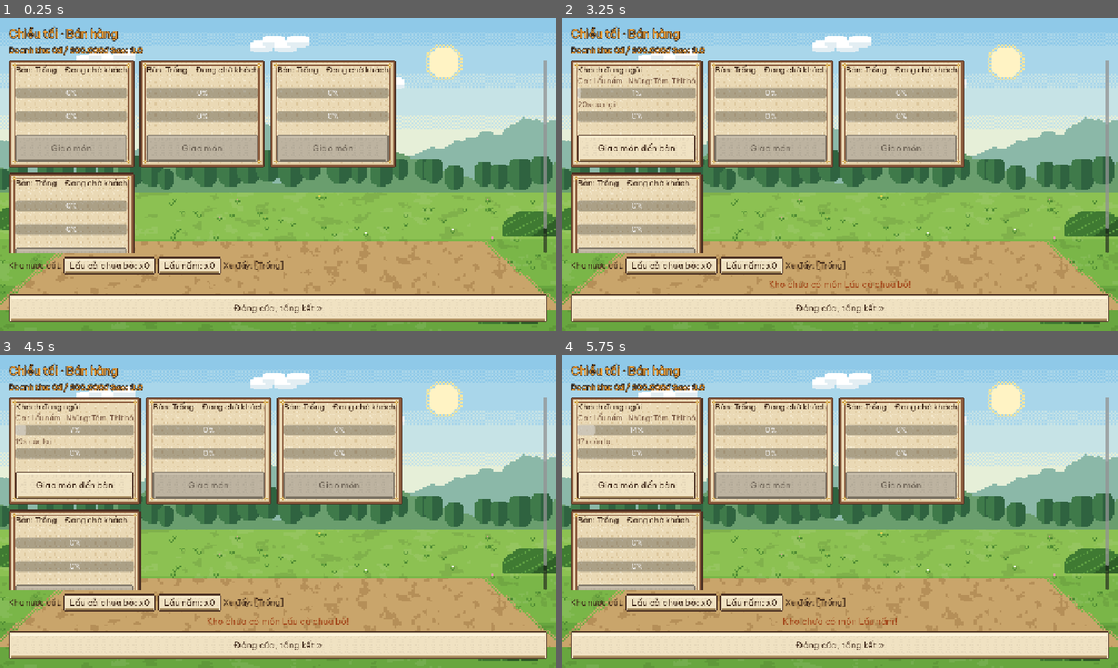
Above: before the commit, frames 1-4 (two rows, left to right).
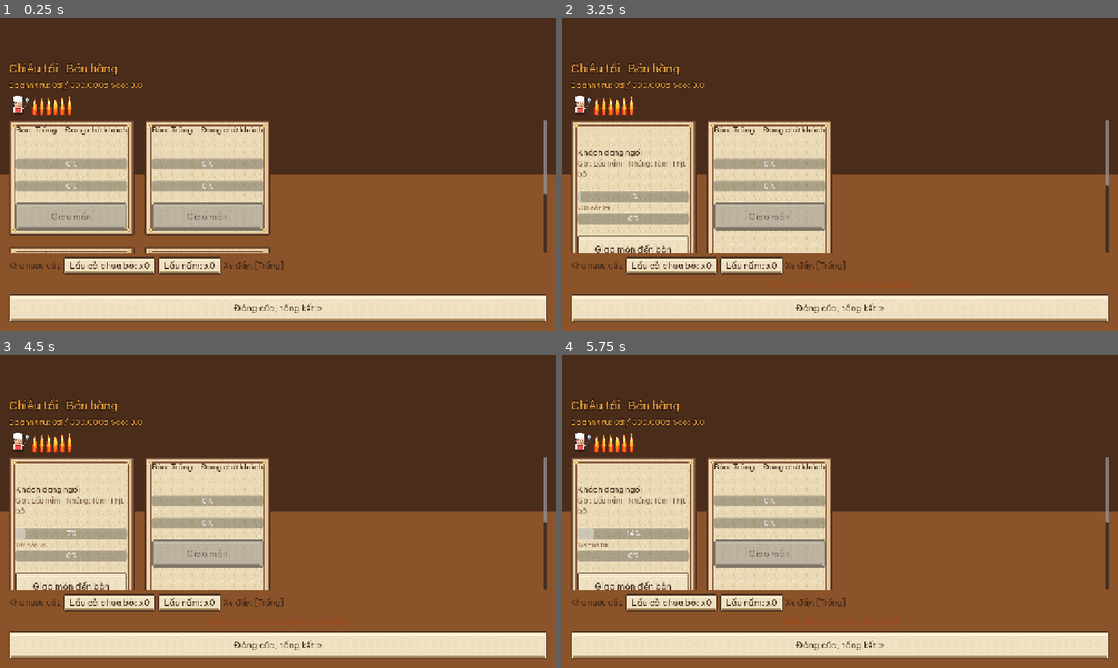
Above: after the commit, the same moments.

Repository: Znoywho/HotPot_SUNSUT
Game: Godot game, scene res://scenes/sell/sell_phase.tscn
Two runs of this game, one before a commit and one after it. Both use one fixed random seed, a clock stepped at 60 frames per second and the inputs below. This scene is started directly instead of the project's main scene.
Inputs:
- Up to frame 1 (0.25 s): no input
- Up to frame 2 (3.25 s): click "Lẩu cà chua bò: x0" at 0.5 s; click "Lẩu nấm: x0" at 1.25 s; click "Đóng cửa, tổng kết »" at 2 s; click "Lẩu cà chua bò: x0" at 2.75 s
- Up to frame 3 (4.5 s): click "Giao món đến bàn" at 3.5 s; click "Giao món đến bàn" at 4.25 s
- Up to frame 4 (5.75 s): click "Lẩu nấm: x0" at 5 s

The runs differ from the first frame. In frame 1, 86% of the frame differs, in the area x 0-100%, y 0-100%; in frame 2, 84%; in frame 3, 84%; in frame 4, 84%.

Commit message:
feat(sell): nang cap giao dien nha hang theo concept va dong bo logic main

Diff:
--- a/scenes/sell/sell_events.gd
+++ b/scenes/sell/sell_events.gd
@@ -33,6 +33,10 @@
 	for kind in ["inspector", "critic", "michelin"]:
 		if randf() < EVENT_CHANCE:
 			_schedule.append({"kind": kind, "at": total * (1.0 - randf_range(EARLIEST, LATEST))})
+
+
+func tick(delta: float, _tables: Array, _sell: Node) -> void:
+	_process(delta)
 
 
 func _process(_delta: float) -> void:
--- a/scenes/sell/sell_phase.gd
+++ b/scenes/sell/sell_phase.gd
@@ -52,16 +52,35 @@
 		elif table.state == TableNode.State.EATING:
 			if table.eating_remaining() <= 0.0:
 				_finish_eating(table)
+	_events.tick(delta, tables, self)
 	_update_ui()
 
 
 func _build_ui() -> void:
-	add_child(HuntUI.background())
+	# Nền quán: tường trên, sàn dưới
+	var wall := ColorRect.new()
+	wall.color = Color("#4a2c1b")
+	wall.set_anchors_and_offsets_preset(Control.PRESET_FULL_RECT)
+	wall.size_flags_vertical = Control.SIZE_EXPAND_FILL
+	add_child(wall)
+	var floor := ColorRect.new()
+	floor.color = Color("#8b5329")
+	floor.anchor_top = 0.5
+	floor.anchor_bottom = 1.0
+	floor.anchor_left = 0.0
+	floor.anchor_right = 1.0
+	add_child(floor)
+
+	# HUD spacer
+	var spacer := Control.new()
+	spacer.custom_minimum_size = Vector2(0, 90)
+	add_child(spacer)
+
 	var margin := MarginContainer.new()
 	margin.set_anchors_and_offsets_preset(Control.PRESET_FULL_RECT)
 	margin.add_theme_constant_override("margin_left", 20)
 	margin.add_theme_constant_override("margin_right", 20)
-	margin.add_theme_constant_override("margin_top", 20)
+	margin.add_theme_constant_override("margin_top", 100)
 	margin.add_theme_constant_override("margin_bottom", 20)
 	add_child(margin)
 
@@ -81,13 +100,28 @@
 	_timer_label = HuntUI.outlined_label("", 18, HuntUI.GOLD)
 	header.add_child(_timer_label)
 
+	# Quầy bếp trang trí
+	var kitchen := HBoxContainer.new()
+	root.add_child(kitchen)
+	var chef := TextureRect.new()
+	var chef_tex = load("res://assets/sprites/characters/player.png")
+	chef.texture = chef_tex
+	chef.custom_minimum_size = Vector2(48, 48)
+	chef.stretch_mode = TextureRect.STRETCH_KEEP_ASPECT_CENTERED
+	kitchen.add_child(chef)
+	var flame := TextureRect.new()
+	var flame_tex = load("res://assets/sprites/fx/flame.png")
+	flame.texture = flame_tex
+	flame.custom_minimum_size = Vector2(32, 32)
+	kitchen.add_child(flame)
+
 	var scroll := ScrollContainer.new()
 	scroll.size_flags_vertical = Control.SIZE_EXPAND_FILL
 	root.add_child(scroll)
 	var grid := GridContainer.new()
-	grid.columns = 3
-	grid.add_theme_constant_override("h_separation", 12)
-	grid.add_theme_constant_override("v_separation", 12)
+	grid.columns = 2
+	grid.add_theme_constant_override("h_separation", 24)
+	grid.add_theme_constant_override("v_separation", 24)
 	scroll.add_child(grid)
 	grid.set_meta("grid", true)
 	set_meta("grid", grid)
@@ -121,28 +155,48 @@
 		table.eating_finished.connect(_on_eating_finished)
 
 		var card := PanelContainer.new()
-		card.custom_minimum_size = Vector2(240, 180)
+		card.custom_minimum_size = Vector2(260, 200)
 		card.add_theme_stylebox_override("panel", HuntUI.paper_style("paper_card"))
 		var vbox := VBoxContainer.new()
 		card.add_child(vbox)
 
+		var char_rect := TextureRect.new()
+		char_rect.custom_minimum_size = Vector2(48, 48)
+		char_rect.stretch_mode = TextureRect.STRETCH_KEEP_ASPECT_CENTERED
+		char_rect.visible = false
+		vbox.add_child(char_rect)
+
 		var status := HuntUI.label("", 18, HuntUI.INK)
 		vbox.add_child(status)
 
-		var order_lbl := HuntUI.label("", 16, HuntUI.INK_SOFT)
-		vbox.add_child(order_lbl)
+		var bubble := HuntUI.label("", 16, HuntUI.INK_SOFT)
+		bubble.autowrap_mode = TextServer.AUTOWRAP_WORD_SMART
+		vbox.add_child(bubble)
+
+		var vip_badge := HuntUI.label("", 16, HuntUI.GOLD)
+		vbox.add_child(vip_badge)
 
 		var wait_bar := ProgressBar.new()
-		wait_bar.custom_minimum_size = Vector2(0, 20)
+		wait_bar.custom_minimum_size = Vector2(0, 16)
 		vbox.add_child(wait_bar)
-		var wait_time_lbl := HuntUI.label("", 16, HuntUI.INK_SOFT)
+		var wait_time_lbl := HuntUI.label("", 14, HuntUI.INK_SOFT)
 		vbox.add_child(wait_time_lbl)
 
 		var eat_bar := ProgressBar.new()
-		eat_bar.custom_minimum_size = Vector2(0, 20)
+		eat_bar.custom_minimum_size = Vector2(0, 16)
 		vbox.add_child(eat_bar)
-		var eat_time_lbl := HuntUI.label("", 16, HuntUI.INK_SOFT)
+		var eat_time_lbl := HuntUI.label("", 14, HuntUI.INK_SOFT)
 		vbox.add_child(eat_time_lbl)
+
+		var pot_rect := TextureRect.new()
+		pot_rect.custom_minimum_size = Vector2(32, 32)
+		pot_rect.visible = false
+		vbox.add_child(pot_rect)
+
+		var smoke_rect := TextureRect.new()
+		smoke_rect.custom_minimum_size = Vector2(32, 32)
+		smoke_rect.visible = false
+		vbox.add_child(smoke_rect)
 
 		var serve_btn := HuntUI.button("Giao món đến bàn")
 		serve_btn.pressed.connect(_serve_table.bind(table))
@@ -152,12 +206,16 @@
 		_table_ui.append({
 			"table": table,
 			"status": status,
-			"order": order_lbl,
+			"order": bubble,
 			"wait_bar": wait_bar,
 			"wait_time": wait_time_lbl,
 			"eat_bar": eat_bar,
 			"eat_time": eat_time_lbl,
 			"serve": serve_btn,
+			"char": char_rect,
+			"pot": pot_rect,
+			"smoke": smoke_rect,
+			"vip": vip_badge,
 		})
 	log_line_safe("Quán có %d bàn." % GameState.tables_floor1)
 	var expired := GameState.expired_stock_count()
@@ -359,6 +417,10 @@
 		var eat_bar: ProgressBar = ui["eat_bar"]
 		var eat_time_lbl: Label = ui["eat_time"]
 		var serve_btn: Button = ui["serve"]
+		var char_rect: TextureRect = ui["char"]
+		var pot_rect: TextureRect = ui["pot"]
+		var smoke_rect: TextureRect = ui["smoke"]
+		var vip: Label = ui["vip"]
 		if table.state == TableNode.State.EMPTY:
 			status.text = "Bàn: Trống - Đang chờ khách"
 			order_lbl.text = ""
@@ -368,6 +430,10 @@
 			eat_time_lbl.text = ""
 			serve_btn.disabled = true
 			serve_btn.text = "Giao món"
+			char_rect.visible = false
+			pot_rect.visible = false
+			smoke_rect.visible = false
+			vip.text = ""
 		elif table.state == TableNode.State.WAITING_ORDER:
 			var broth := Database.get_broth(table.order_broth_id)
 			status.text = "Khách đang ngồi"
@@ -382,6 +448,11 @@
 			eat_time_lbl.text = ""
 			serve_btn.disabled = false
 			serve_btn.text = "Giao món đến bàn"
+			char_rect.visible = true
+			char_rect.modulate = Color(1, 1, 1)
+			pot_rect.visible = false
+			smoke_rect.visible = false
+			vip.text = preload("res://scenes/sell/sell_events.gd").tag(table.special) if table.special != "" else ""
 		elif table.state == TableNode.State.EATING:
 			var broth := Database.get_broth(table.order_broth_id)
 			status.text = "Khách đang thưởng thức lẩu..."
@@ -393,6 +464,10 @@
 			eat_time_lbl.text = "%.0fs còn lại" % erem
 			serve_btn.disabled = true
 			serve_btn.text = "Đang ăn"
+			char_rect.visible = true
+			pot_rect.visible = true
+			smoke_rect.visible = true
+			vip.text = ""
 		else:
 			status.text = "Trạng thái khác"
 			serve_btn.disabled = true
